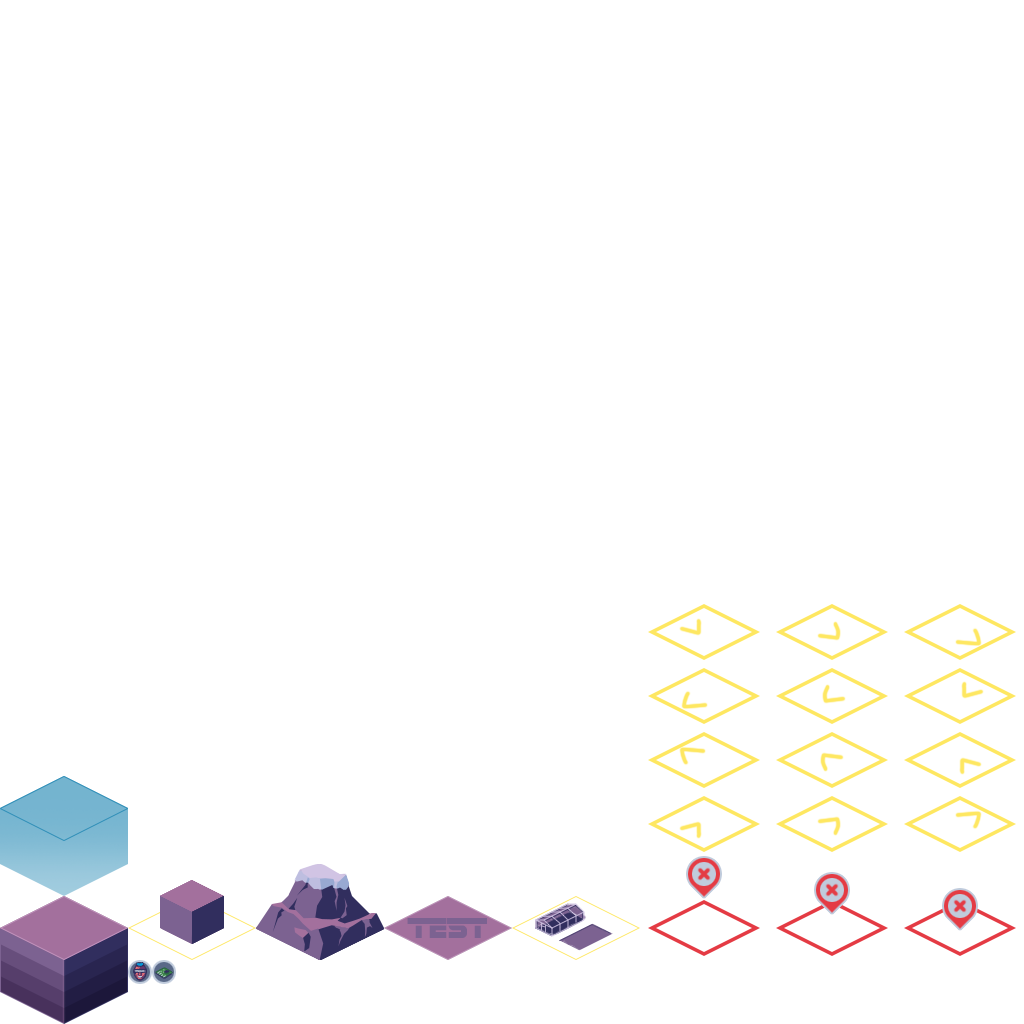
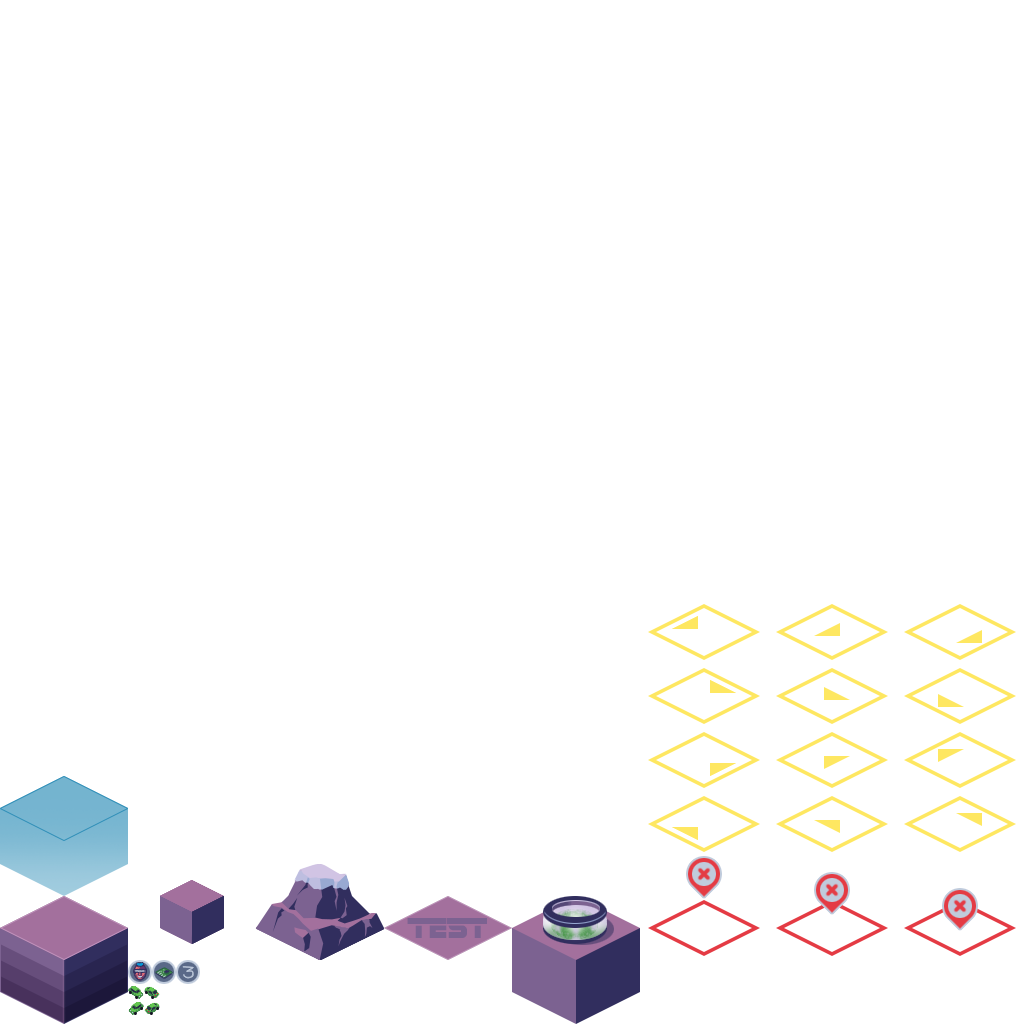
Comparing the layer stacks of the two 1024×1024 images. Changes:
added group "car" with 3 layers above "icons" over (128, 916, 160, 1015)
hid "Layer 7 copy" over (128, 912, 256, 960)
added layer "Layer 27" in group "Farm" over (544, 911, 606, 924)
added layer "Layer 26" in group "Farm" over (543, 896, 607, 928)
added layer "Layer 32" in group "Farm" over (543, 898, 607, 945)
added layer "Layer 31" in group "Farm" over (551, 909, 598, 939)
added layer "Layer 33" in group "Farm" over (543, 910, 607, 940)
added layer "Layer 25" in group "Farm" over (543, 900, 607, 940)
added layer "Layer 24" in group "Farm" over (543, 912, 607, 944)
added layer "Layer 36" in group "Farm" over (550, 913, 614, 945)
hid "Layer 3" over (535, 903, 585, 937)
hid "Layer 6" over (536, 905, 584, 932)
hid "Layer 5" over (535, 903, 587, 929)
hid "Layer 4" over (535, 911, 614, 951)
hid "Layer 7" over (512, 896, 640, 960)
showed "Base Tile copy 2" over (512, 896, 640, 1024)
added layer "Layer 23 copy 3" in group "Arrows SE" over (672, 616, 982, 643)
hid "Layer 19" (1st of 4, in "Arrows SE") over (679, 618, 982, 647)
added layer "Layer 23 copy 2" in group "Arrows SW" over (710, 680, 964, 707)
hid "Layer 19" (2nd of 4, in "Arrows SW") over (681, 681, 984, 710)
added layer "Layer 23 copy" in group "Arrows NW" over (710, 749, 964, 776)
hid "Layer 19" (3rd of 4, in "Arrows NW") over (679, 746, 982, 775)
added layer "Layer 23" in group "Arrows NE" over (672, 813, 982, 840)
hid "Layer 19" (4th of 4, in "Arrows NE") over (679, 810, 982, 839)
…and 7 more changes (7 added)
